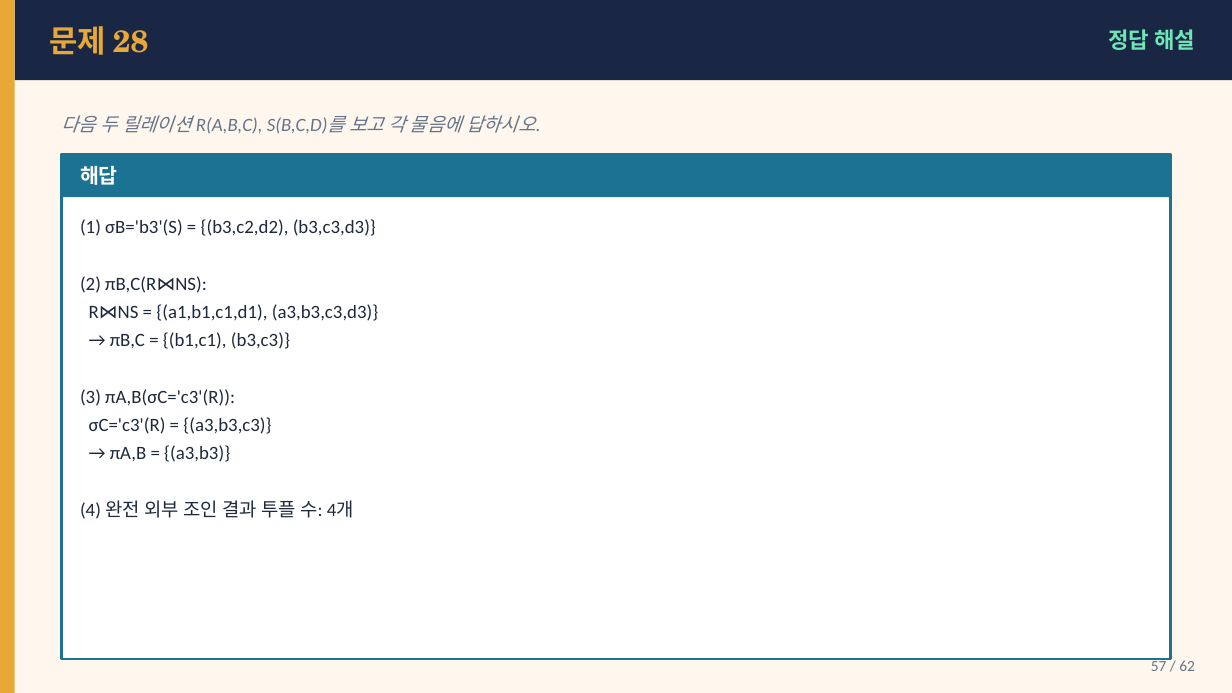
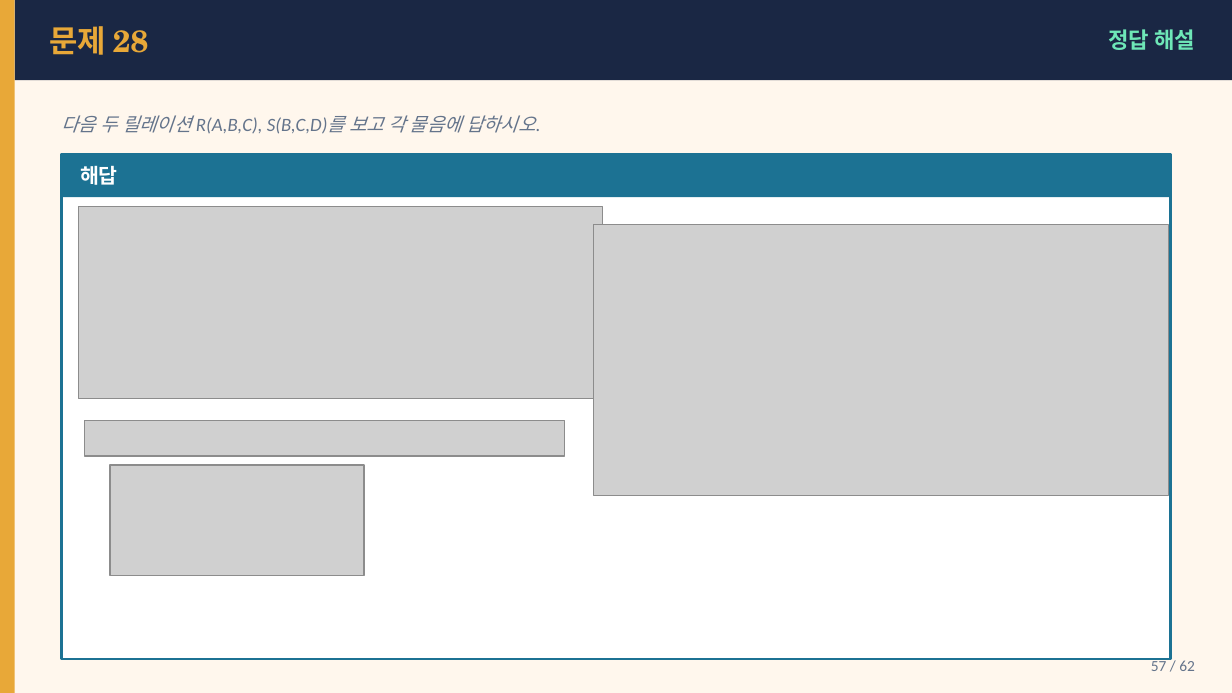
Before and after one commit to Sangdon-Park/Sangdon-Park.github.io, a slide deck: slide 57 of data/DB시스템/6장_연습문제_문제_정답.pptx. Drawn at 1232x693 pixels with LibreOffice and Linux fonts; fonts in the diff are those of the drawing; grey boxes stand for pictures. Boxes give left, top, right and bottom in pixels: in the first picture for what was removed or moved away, otherwise in the second. Text is boxed around its words. In the diff, an @@ line names an element or a change of style, - is before the commit and + after.

```diff
--- a/data/DB시스템/6장_연습문제_문제_정답.pptx
+++ b/data/DB시스템/6장_연습문제_문제_정답.pptx
@@ text removed at (80, 219, 378, 519) @@
-(1) σB='b3'(S) = {(b3,c2,d2), (b3,c3,d3)}
-(2) πB,C(R⋈NS):
-R⋈NS = {(a1,b1,c1,d1), (a3,b3,c3,d3)}
-→ πB,C = {(b1,c1), (b3,c3)}
-(3) πA,B(σC='c3'(R)):
-σC='c3'(R) = {(a3,b3,c3)}
-→ πA,B = {(a3,b3)}
-(4) 완전 외부 조인 결과 투플 수: 4개
@@ group added at (79, 207, 1168, 575): 4 pictures @@
```
Also in this commit, not shown: 9 other slides changed, 3 slides added, 4 other files.
